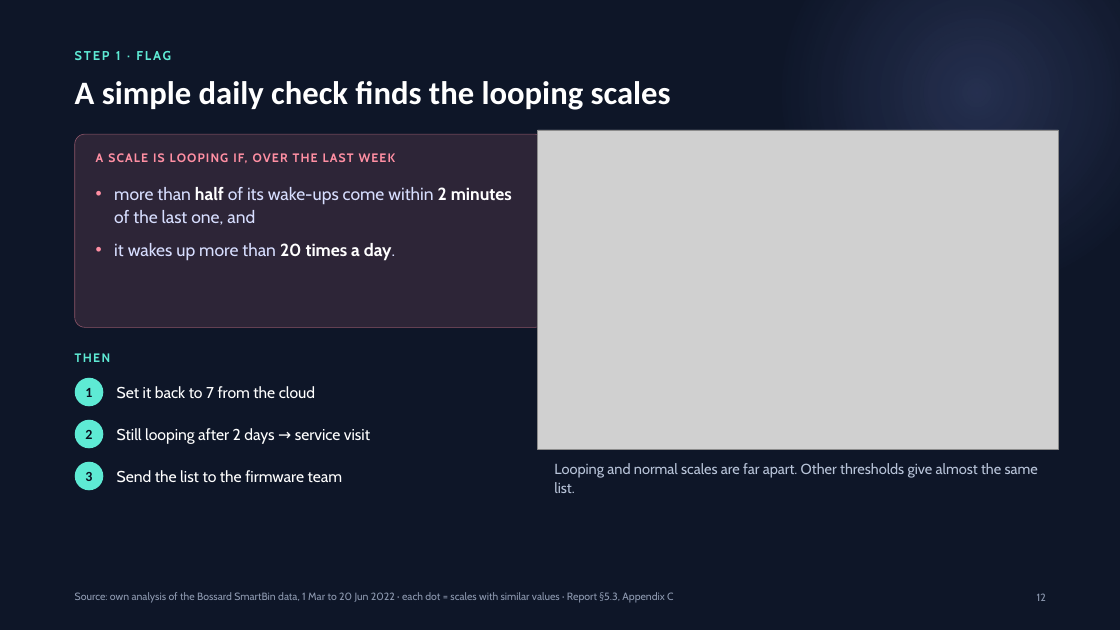
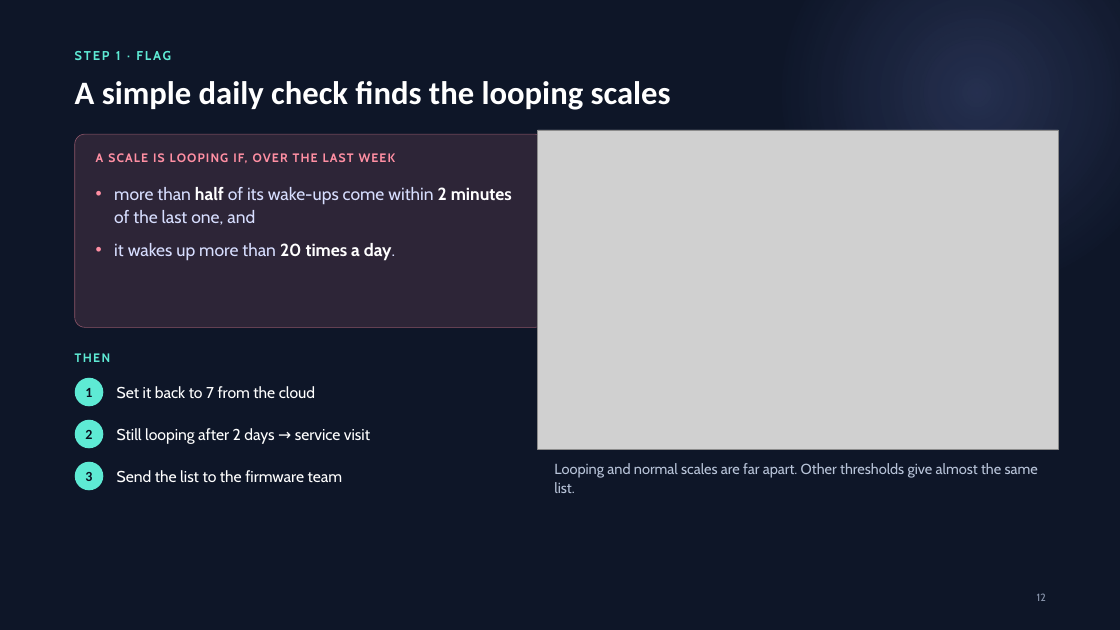
Before and after one commit to erenalpckroglu/smartbin-sensor-optimization, a slide deck: slide 12 of presentation/SmartBin – presentation.pptx. Drawn at 1120x630 pixels with LibreOffice and Linux fonts; fonts in the diff are those of the drawing; grey boxes stand for pictures. Boxes give left, top, right and bottom in pixels: in the first picture for what was removed or moved away, otherwise in the second. Text is boxed around its words. In the diff, an @@ line names an element or a change of style, - is before the commit and + after.

```diff
--- a/presentation/SmartBin – presentation.pptx
+++ b/presentation/SmartBin – presentation.pptx
@@ text removed at [75,592,673,603] @@
-Source: own analysis of the Bossard SmartBin data, 1 Mar to 20 Jun 2022 · each dot = scales with similar values · Report §5.3, Appendix C
```
Also in this commit, not shown: 19 other slides changed, 1 other file.
